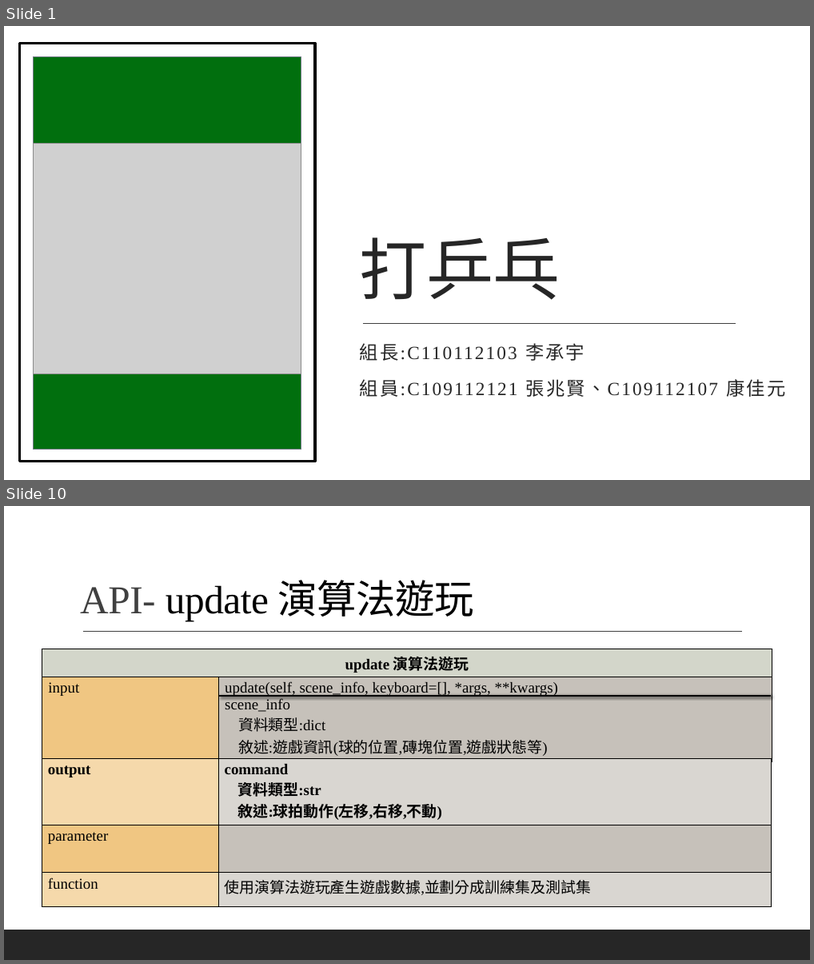
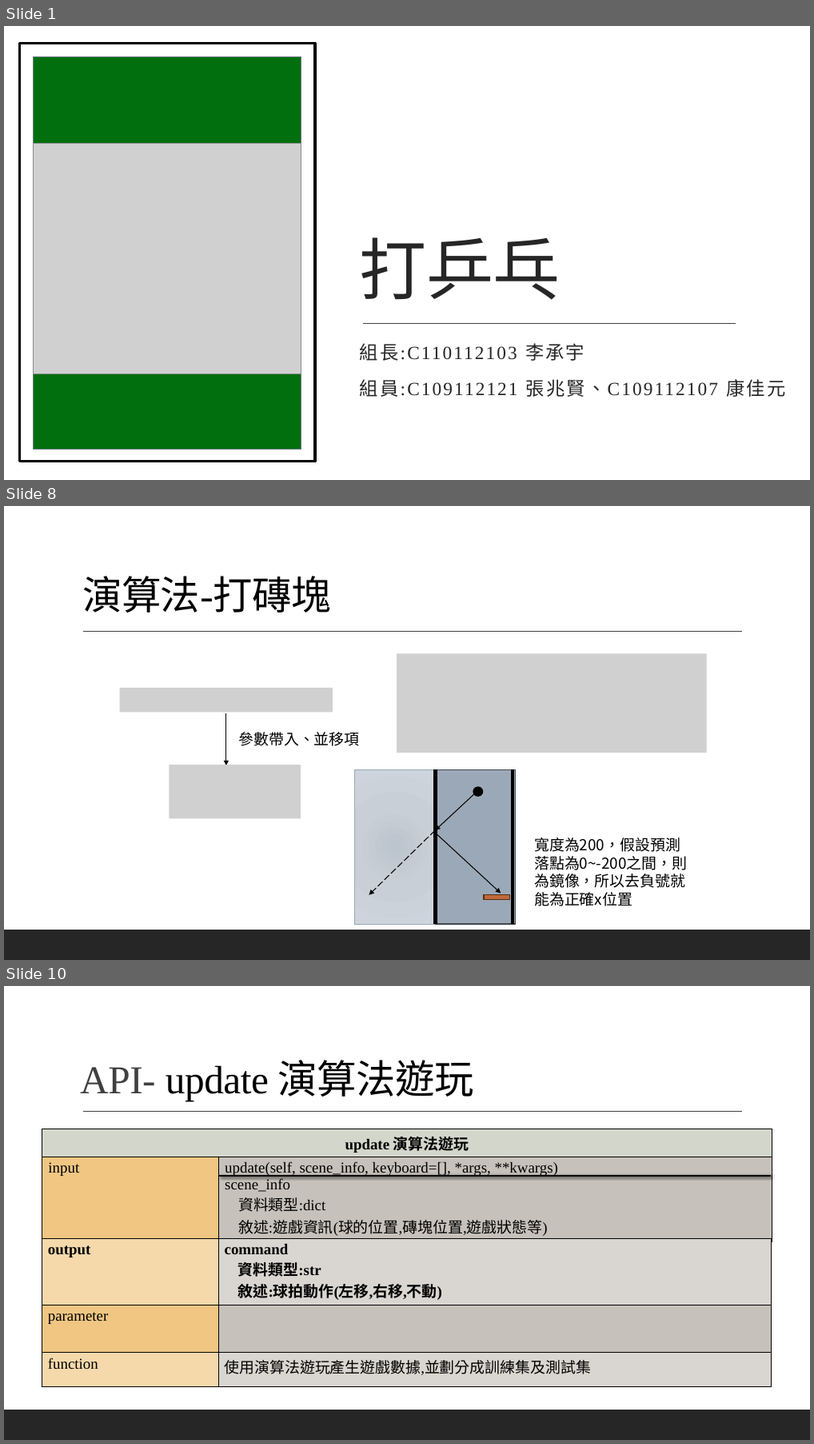
Before and after one commit to C110112103/machineLearningTeam, a slide deck: pingpong/乒乓球20240527.pptx. Shown one above the other, each under a label of ours: slides 1 and 10 before the commit, slides 1, 8 and 10 after it; the slides between them are not shown. The pictures are 814x964 and 814x1444 pixels, drawn with LibreOffice and Linux fonts; fonts in the diff are those of the drawing; grey boxes stand for pictures. Boxes give left, top, right and bottom in pixels: in the first picture for what was removed or moved away, otherwise in the second. Text is boxed around its words. In the diff, an @@ line names an element or a change of style, - is before the commit and + after.

```diff
--- a/pingpong/乒乓球20240527.pptx
+++ b/pingpong/乒乓球20240527.pptx
@@ slide 8 added at <box>4,506,810,960</box>, background #FFFFFF; not listed: 2 template elements that a slide beside it also shows @@
@@ title added at <box>82,576,331,612</box>, 47 pt, text #000000 @@
+演算法-打磚塊
@@ picture added at <box>398,654,707,753</box> @@
@@ picture added at <box>119,688,333,712</box> @@
@@ arrow added from (226, 713) to (226, 765), #000000 1 pt @@
@@ text added at <box>238,732,359,746</box>, 18 pt, text #000000 @@
+參數帶入、並移項
@@ picture added at <box>169,764,301,818</box> @@
@@ rectangle added at <box>355,770,435,924</box>, fill gradient #BDC5CE to #C9D0D8 to #CED5DE, outline #9BA8B7 1 pt @@
@@ rectangle added at <box>435,770,516,924</box>, fill #9BA8B7, outline #444A50 1.25 pt @@
@@ line added from (435, 770) to (435, 924), #000000 4.5 pt @@
@@ arrow added from (475, 793) to (435, 830), #000000 1 pt @@
@@ ellipse added at <box>474,787,482,796</box>, fill #000000, outline #000000 1.25 pt @@
@@ line added from (513, 770) to (513, 924), #000000 4.5 pt @@
@@ arrow added from (435, 830) to (370, 894), #000000 1 pt dashed @@
@@ arrow added from (435, 832) to (502, 893), #000000 1 pt @@
@@ text added at <box>534,837,687,906</box>, 18 pt, text #000000 @@
+寬度為200，假設預測落點為0~-200之間，則為鏡像，所以去負號就能為正確x位置
@@ rectangle added at <box>484,894,510,900</box>, fill #BF6A3B, outline #542E1A 1.25 pt @@
```
Also in this commit, not shown: 7 slides changed, 1 other slide added, 2 slides removed.
